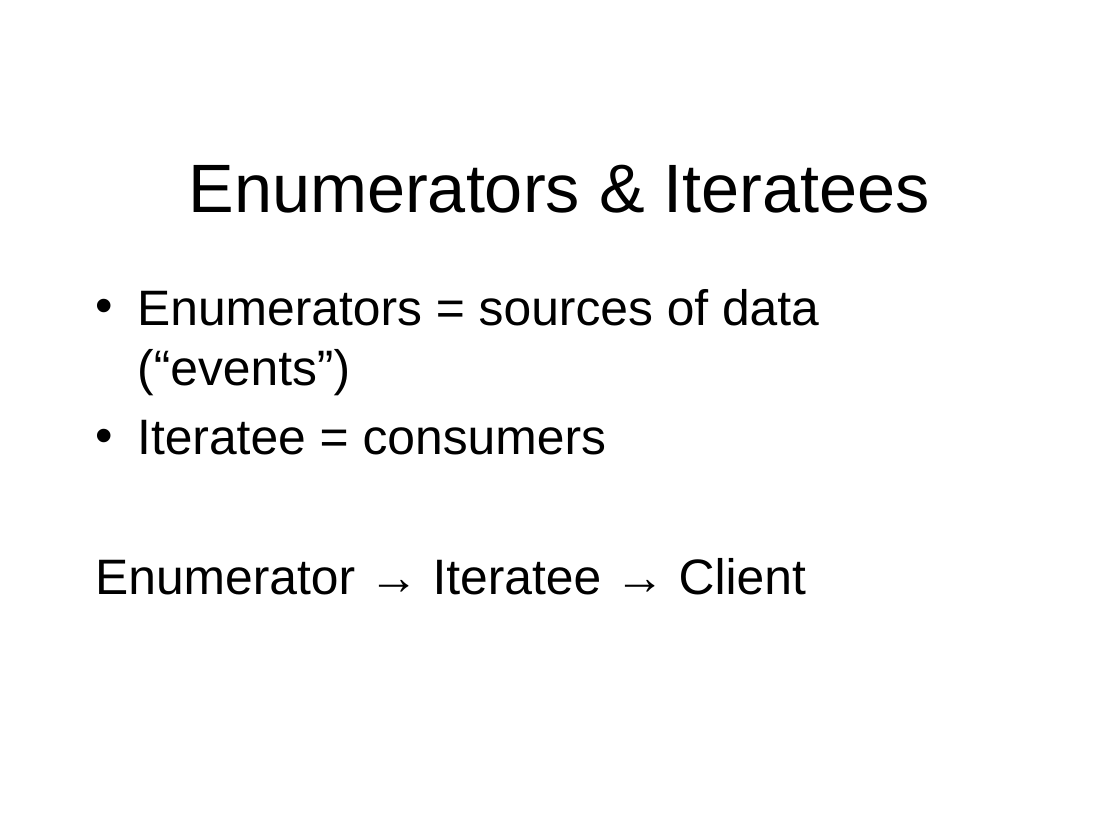
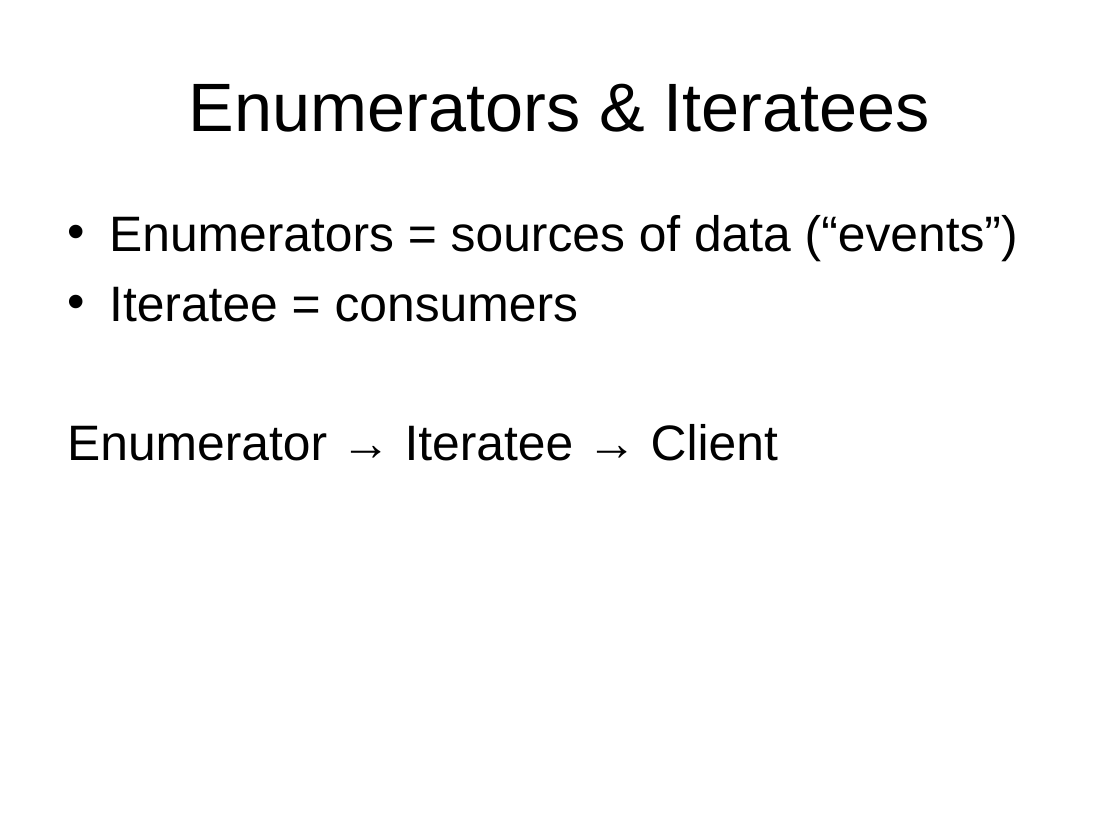
Before and after one commit to oscarrenalias/wjax-2012-play-async-apps, a slide deck: slide 14 of presentation/Asynchronous web apps with Play Framework 2.0.potx (slide 10 before the commit). Drawn at 1120x840 pixels with LibreOffice and Linux fonts; fonts in the diff are those of the drawing; background and template pictures are left out. Boxes give left, top, right and bottom in pixels: in the first picture for what was removed or moved away, otherwise in the second. Text is boxed around its words. In the diff, an @@ line names an element or a change of style, - is before the commit and + after.

```diff
--- a/presentation/Asynchronous web apps with Play Framework 2.0.potx
+++ b/presentation/Asynchronous web apps with Play Framework 2.0.potx
@@ title "Enumerators & Iteratees": place and size @@
-title "Enumerators & Iteratees" at (188,165,930,213)
+title "Enumerators & Iteratees" at (189,84,930,132)
@@ text "Enumerators = sources of data ..." rewrapped from (95,289,819,595) to (67,215,1018,461) @@
```
Also in this commit, not shown: 8 other slides changed, 10 slides added, 5 slides removed.
